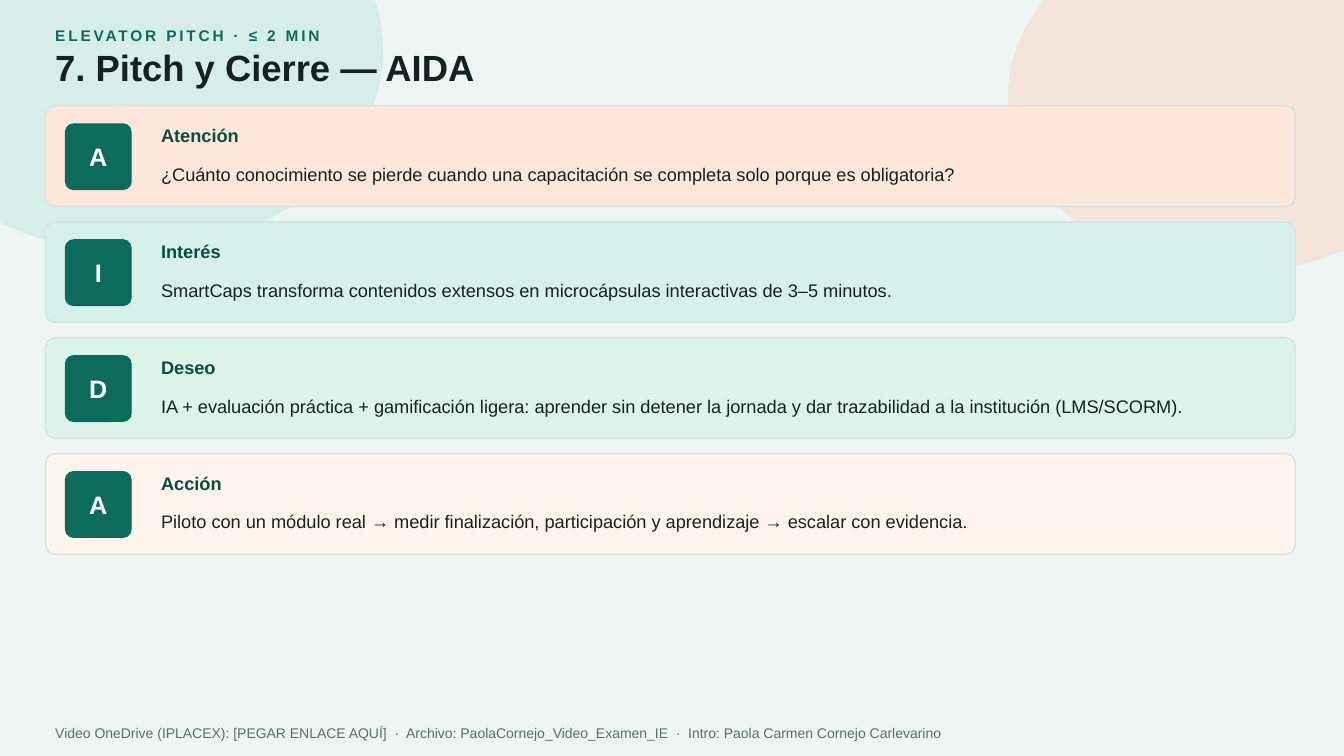
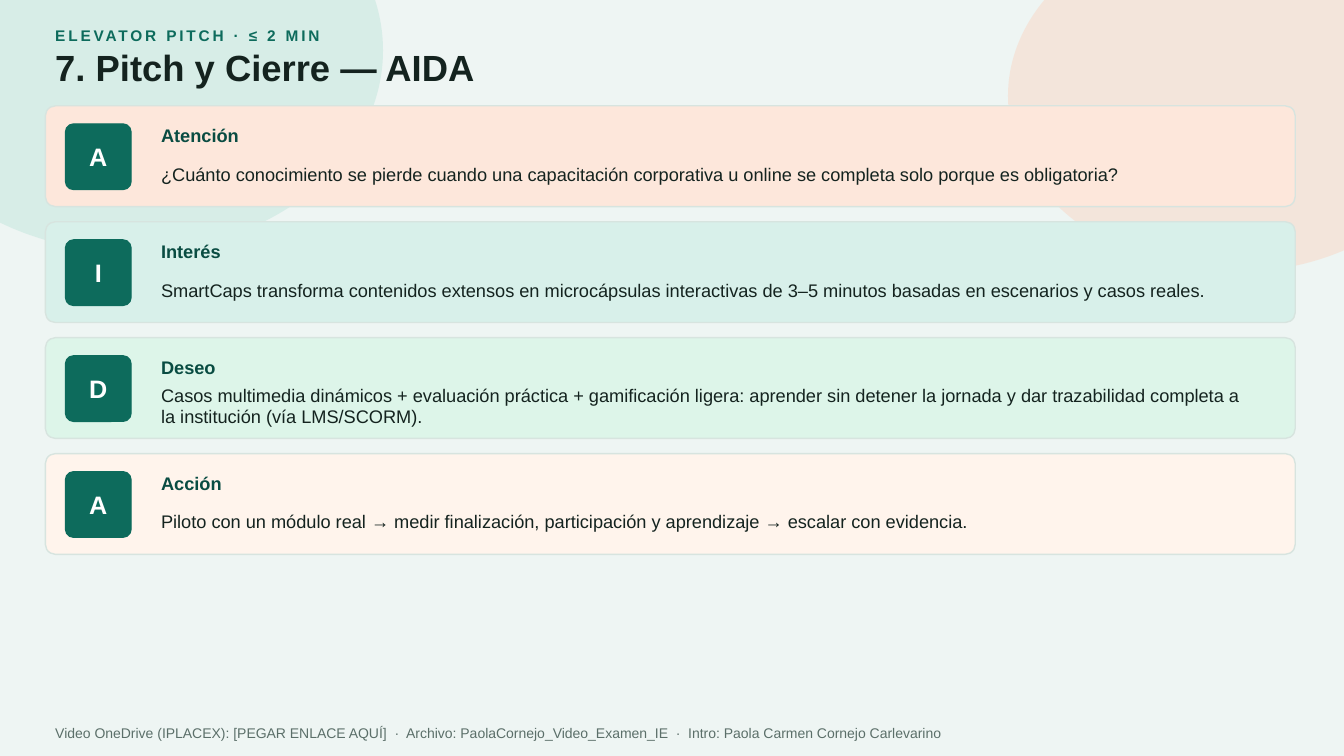
Before and after one commit to javier84pm-create/laboratorio-elearning-prototipo, a slide deck: slide 7 of PaolaCornejo_Examen_IE.pptx. Drawn at 1344x756 pixels with LibreOffice and Linux fonts; fonts in the diff are those of the drawing. Boxes give left, top, right and bottom in pixels: in the first picture for what was removed or moved away, otherwise in the second. Text is boxed around its words. In the diff, an @@ line names an element or a change of style, - is before the commit and + after.

```diff
--- a/PaolaCornejo_Examen_IE.pptx
+++ b/PaolaCornejo_Examen_IE.pptx
@@ text at (161,167,1118,185): text changed @@
-¿Cuánto conocimiento se pierde cuando una capacitación se completa solo porque es obligatoria?
+¿Cuánto conocimiento se pierde cuando una capacitación corporativa u online se completa solo porque es obligatoria?
@@ text at (161,283,1204,301): text changed @@
-SmartCaps transforma contenidos extensos en microcápsulas interactivas de 3–5 minutos.
+SmartCaps transforma contenidos extensos en microcápsulas interactivas de 3–5 minutos basadas en escenarios y casos reales.
@@ text at (161,388,1239,427): text changed @@
-IA + evaluación práctica + gamificación ligera: aprender sin detener la jornada y dar trazabilidad a la institución (LMS/SCORM).
+Casos multimedia dinámicos + evaluación práctica + gamificación ligera: aprender sin detener la jornada y dar trazabilidad completa a la institución (vía LMS/SCORM).
```
Also in this commit, not shown: 5 other slides changed, 3 other files.
